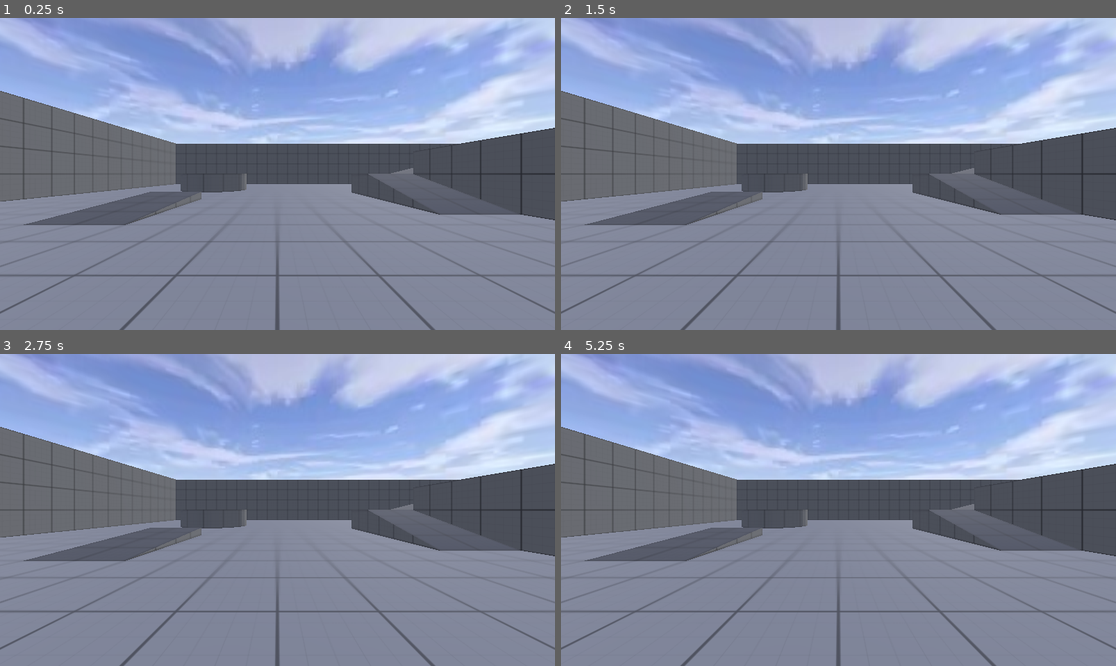
Above: before the commit, frames 1-4 (two rows, left to right).
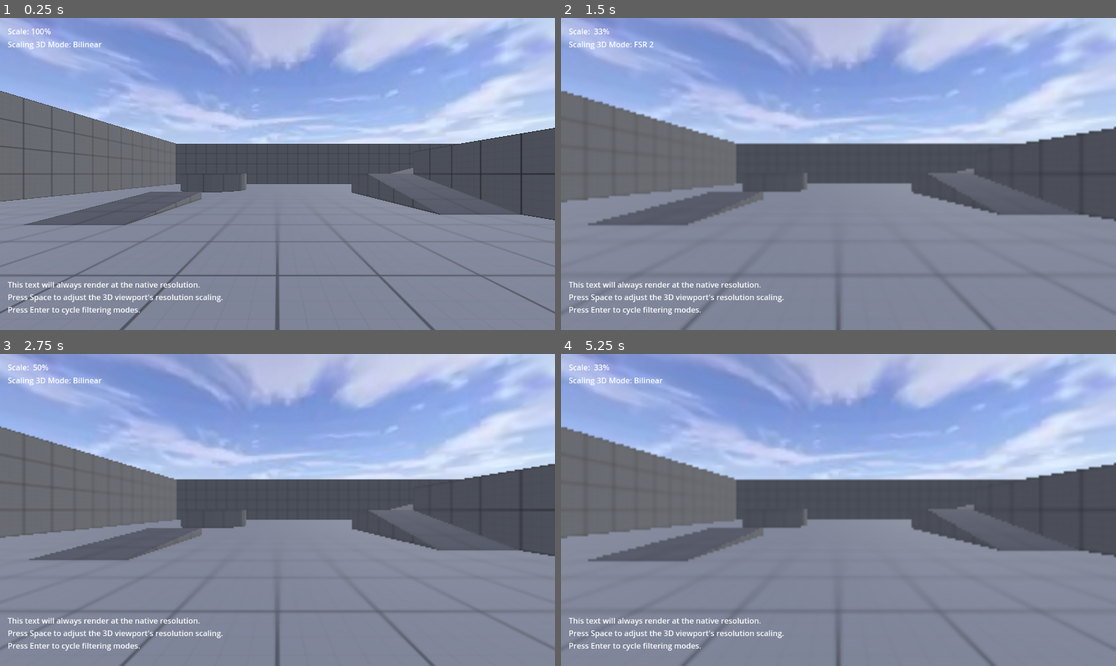
Above: after the commit, the same moments.

Repository: DamienFremont/godot4-3dgame-starter
Game: Godot game, scene res://unrealthirdperson.tscn
Two runs of this game, one before a commit and one after it. Both use one fixed random seed, a clock stepped at 60 frames per second and the inputs below.
Inputs:
- Up to frame 1 (0.25 s): no input
- Up to frame 2 (1.5 s): tap Space (cycle_viewport_resolution, bound only after the comm… at 0.5 s; hold Space (cycle_viewport_resolution, bound only after the comm… 0.53-1.28 s; tap Enter (toggle_filtering, bound only after the commit) at 0.8, 1.35 s
- Up to frame 3 (2.75 s): tap Space (cycle_viewport_resolution, bound only after the comm… at 1.55, 2 s; hold Space (cycle_viewport_resolution, bound only after the comm… from 2.03 s (still down); tap Enter (toggle_filtering, bound only after the commit) at 2.3 s
- Up to frame 4 (5.25 s): release Space (cycle_viewport_resolution, bound only after the comm… at 2.78 s; tap Enter (toggle_filtering, bound only after the commit) at 2.85, 3.8, 4.35 s; tap Space (cycle_viewport_resolution, bound only after the comm… at 3.05, 3.5, 4.55 s; hold Space (cycle_viewport_resolution, bound only after the comm… 3.53-4.28 s; hold Space (cycle_viewport_resolution, bound only after the comm… from 5.03 s (still down)

The runs differ from the first frame. In frame 1, 1.0% of the frame differs, in the area x 1-41%, y 3-96%; in frame 2, 2.4%; in frame 3, 1.8%; in frame 4, 2.4%, in the area x 0-100%, y 3-100%.

Commit message:
feat: 🎸 postpro FSR2

Diff:
--- a/standalone/desktop_win64/project.godot
+++ b/standalone/desktop_win64/project.godot
@@ -18,3 +18,20 @@
 [display]
 
 window/vsync/vsync_mode=0
+
+[input]
+
+cycle_viewport_resolution={
+"deadzone": 0.2,
+"events": [Object(InputEventKey,"resource_local_to_scene":false,"resource_name":"","device":0,"window_id":0,"alt_pressed":false,"shift_pressed":false,"ctrl_pressed":false,"meta_pressed":false,"pressed":false,"keycode":32,"physical_keycode":0,"key_label":0,"unicode":0,"echo":false,"script":null)
+]
+}
+toggle_filtering={
+"deadzone": 0.2,
+"events": [Object(InputEventKey,"resource_local_to_scene":false,"resource_name":"","device":0,"window_id":0,"alt_pressed":false,"shift_pressed":false,"ctrl_pressed":false,"meta_pressed":false,"pressed":false,"keycode":4194309,"physical_keycode":0,"key_label":0,"unicode":0,"echo":false,"script":null)
+]
+}
+
+[rendering]
+
+textures/default_filters/anisotropic_filtering_level=4
--- /dev/null
+++ b/standalone/desktop_win64/unrealthirdperson.gd
@@ -0,0 +1,34 @@
+extends Control
+
+
+# The 3D viewport's shrink factor. For instance, 1 is full resolution,
+# 2 is half resolution and 4 is quarter resolution. Lower values look
+# sharper but are slower to render.
+var scale_factor = 1
+var filter_mode = Viewport.SCALING_3D_MODE_BILINEAR
+
+@onready var viewport = get_tree().root
+@onready var scale_label = $VBoxContainer/Scale
+@onready var filter_label = $VBoxContainer/Filter
+
+
+func _ready():
+	viewport.scaling_3d_mode = Viewport.SCALING_3D_MODE_BILINEAR
+
+
+func _unhandled_input(event):
+	if event.is_action_pressed("cycle_viewport_resolution"):
+		scale_factor = wrapi(scale_factor + 1, 1, 5)
+		viewport.scaling_3d_scale = 1.0 / scale_factor
+		scale_label.text = "Scale: %3.0f%%" % (100.0 / scale_factor)
+
+	if event.is_action_pressed("toggle_filtering"):
+		filter_mode = wrapi(filter_mode + 1, Viewport.SCALING_3D_MODE_BILINEAR, Viewport.SCALING_3D_MODE_MAX) as Viewport.Scaling3DMode
+		viewport.scaling_3d_mode = filter_mode
+		filter_label.text = (
+				ClassDB.class_get_enum_constants("Viewport", "Scaling3DMode")[filter_mode]
+						.capitalize()
+						.replace("3d", "3D")
+						.replace("Mode", "Mode:")
+						.replace("Fsr", "FSR")
+		)
--- a/standalone/desktop_win64/unrealthirdperson.tscn
+++ b/standalone/desktop_win64/unrealthirdperson.tscn
@@ -1,7 +1,8 @@
-[gd_scene load_steps=10 format=3 uid="uid://djluuvy3rr75r"]
+[gd_scene load_steps=11 format=3 uid="uid://djluuvy3rr75r"]
 
 [ext_resource type="ArrayMesh" uid="uid://bh4ysa1ytgsbd" path="res://assets/models/SM_Cube.obj" id="1_b6tcw"]
 [ext_resource type="Texture2D" uid="uid://nq2jvo155vxh" path="res://assets/images/skybox-panorama.jpg" id="1_eakgw"]
+[ext_resource type="Script" path="res://unrealthirdperson.gd" id="1_nrdd0"]
 [ext_resource type="ArrayMesh" uid="uid://wbrhe4sat610" path="res://assets/models/SM_QuarterCylinder.obj" id="2_e6wsv"]
 [ext_resource type="ArrayMesh" uid="uid://hn7grxn7y7rr" path="res://assets/models/SM_Ramp.obj" id="3_pguqf"]
 [ext_resource type="Material" uid="uid://cchdjprgwwgv" path="res://materials/MI_Grid_Gray.tres" id="5_c3sub"]
@@ -17,132 +18,166 @@
 background_mode = 2
 sky = SubResource("Sky_1yna8")
 
-[node name="Node3D" type="Node3D"]
+[node name="Control" type="Control"]
+layout_mode = 3
+anchors_preset = 15
+anchor_right = 1.0
+anchor_bottom = 1.0
+grow_horizontal = 2
+grow_vertical = 2
+script = ExtResource("1_nrdd0")
 
-[node name="WorldEnvironment" type="WorldEnvironment" parent="."]
+[node name="Help" type="Label" parent="."]
+layout_mode = 0
+offset_left = 16.0
+offset_top = 542.0
+offset_right = 554.0
+offset_bottom = 632.0
+text = "This text will always render at the native resolution.
+Press Space to adjust the 3D viewport's resolution scaling.
+Press Enter to cycle filtering modes."
+
+[node name="VBoxContainer" type="VBoxContainer" parent="."]
+layout_mode = 0
+offset_left = 16.0
+offset_top = 16.0
+offset_right = 212.0
+offset_bottom = 76.0
+
+[node name="Scale" type="Label" parent="VBoxContainer"]
+layout_mode = 2
+text = "Scale: 100%"
+
+[node name="Filter" type="Label" parent="VBoxContainer"]
+layout_mode = 2
+text = "Scaling 3D Mode: Bilinear"
+
+[node name="Node3D" type="Node3D" parent="."]
+
+[node name="WorldEnvironment" type="WorldEnvironment" parent="Node3D"]
 environment = SubResource("Environment_u6hcj")
 
-[node name="Block01" type="Node" parent="."]
+[node name="Block01" type="Node" parent="Node3D"]
 
-[node name="SM_Cube4" type="MeshInstance3D" parent="Block01"]
+[node name="SM_Cube4" type="MeshInstance3D" parent="Node3D/Block01"]
 transform = Transform3D(6, 0, 0, 0, 2, 0, 0, 0, 5, 12, 0, 17)
 material_override = ExtResource("5_jpgsx")
 mesh = ExtResource("1_b6tcw")
-skeleton = NodePath("../..")
+skeleton = NodePath("../../..")
 surface_material_override/0 = ExtResource("5_jpgsx")
 
-[node name="SM_Cube7" type="MeshInstance3D" parent="Block01"]
+[node name="SM_Cube7" type="MeshInstance3D" parent="Node3D/Block01"]
 transform = Transform3D(2, 0, 0, 0, 2, 0, 0, 0, 1, 13, 0, 22)
 material_override = ExtResource("5_jpgsx")
 mesh = ExtResource("1_b6tcw")
 
-[node name="SM_Cube9" type="MeshInstance3D" parent="Block01"]
+[node name="SM_Cube9" type="MeshInstance3D" parent="Node3D/Block01"]
 transform = Transform3D(2, 0, 0, 0, 1, 0, 0, 0, 7, 18, 0, 15)
 material_override = ExtResource("5_jpgsx")
 mesh = ExtResource("1_b6tcw")
 skeleton = NodePath("../SM_Cube7")
 
-[node name="SM_Cube10" type="MeshInstance3D" parent="Block01"]
+[node name="SM_Cube10" type="MeshInstance3D" parent="Node3D/Block01"]
 transform = Transform3D(2, 0, 0, 0, 1, 0, 0, 0, 1, 18, 1, 21)
 material_override = ExtResource("5_jpgsx")
 mesh = ExtResource("1_b6tcw")
 skeleton = NodePath("../SM_Cube9")
 
-[node name="SM_QuarterCylinder3" type="MeshInstance3D" parent="Block01"]
+[node name="SM_QuarterCylinder3" type="MeshInstance3D" parent="Node3D/Block01"]
 transform = Transform3D(2, 0, 0, 0, 2, 0, 0, 0, 2, 15, 0, 22)
 material_override = ExtResource("5_jpgsx")
 mesh = ExtResource("2_e6wsv")
-skeleton = NodePath("../..")
+skeleton = NodePath("../../..")
 
-[node name="SM_QuarterCylinder6" type="MeshInstance3D" parent="Block01"]
+[node name="SM_QuarterCylinder6" type="MeshInstance3D" parent="Node3D/Block01"]
 transform = Transform3D(-8.74228e-08, 0, -2, 0, 2, 0, 2, 0, -8.74228e-08, 13, 0, 22)
 material_override = ExtResource("5_jpgsx")
 mesh = ExtResource("2_e6wsv")
 
-[node name="SM_Ramp2" type="MeshInstance3D" parent="Block01"]
+[node name="SM_Ramp2" type="MeshInstance3D" parent="Node3D/Block01"]
 transform = Transform3D(-8.74228e-08, 0, -4, 0, 1, 0, 2, 0, -1.74846e-07, 18, 0, 15)
 material_override = ExtResource("5_jpgsx")
 mesh = ExtResource("3_pguqf")
-skeleton = NodePath("../..")
+skeleton = NodePath("../../..")
 surface_material_override/0 = ExtResource("5_jpgsx")
 
-[node name="SM_Ramp3" type="MeshInstance3D" parent="Block01"]
+[node name="SM_Ramp3" type="MeshInstance3D" parent="Node3D/Block01"]
 transform = Transform3D(-2, 0, 6.03983e-07, 0, 1, 0, -3.01992e-07, 0, -4, 20, 1, 21)
 material_override = ExtResource("5_jpgsx")
 mesh = ExtResource("3_pguqf")
 surface_material_override/0 = ExtResource("5_jpgsx")
 
-[node name="Cylinder" type="Node" parent="."]
+[node name="Cylinder" type="Node" parent="Node3D"]
 
-[node name="SM_QuarterCylinder11" type="MeshInstance3D" parent="Cylinder"]
+[node name="SM_QuarterCylinder11" type="MeshInstance3D" parent="Node3D/Cylinder"]
 transform = Transform3D(4, 0, 0, 0, 1, 0, 0, 0, 4, 22, 0, 7)
 material_override = ExtResource("5_jpgsx")
 mesh = ExtResource("2_e6wsv")
 
-[node name="SM_QuarterCylinder12" type="MeshInstance3D" parent="Cylinder"]
+[node name="SM_QuarterCylinder12" type="MeshInstance3D" parent="Node3D/Cylinder"]
 transform = Transform3D(-1.74846e-07, 0, -4, 0, 1, 0, 4, 0, -1.74846e-07, 22, 0, 7)
 material_override = ExtResource("5_jpgsx")
 mesh = ExtResource("2_e6wsv")
 skeleton = NodePath("../SM_QuarterCylinder11")
 surface_material_override/0 = ExtResource("5_jpgsx")
 
-[node name="SM_QuarterCylinder13" type="MeshInstance3D" parent="Cylinder"]
+[node name="SM_QuarterCylinder13" type="MeshInstance3D" parent="Node3D/Cylinder"]
 transform = Transform3D(-4, 0, -3.49691e-07, 0, 1, 0, 3.49691e-07, 0, -4, 22, 0, 7)
 material_override = ExtResource("5_jpgsx")
 mesh = ExtResource("2_e6wsv")
 skeleton = NodePath("../SM_QuarterCylinder12")
 surface_material_override/0 = ExtResource("5_jpgsx")
 
-[node name="SM_QuarterCylinder14" type="MeshInstance3D" parent="Cylinder"]
+[node name="SM_QuarterCylinder14" type="MeshInstance3D" parent="Node3D/Cylinder"]
 transform = Transform3D(4.76995e-08, 0, 4, 0, 1, 0, -4, 0, 4.76995e-08, 22, 0, 7)
 material_override = ExtResource("5_jpgsx")
 mesh = ExtResource("2_e6wsv")
 skeleton = NodePath("../SM_QuarterCylinder13")
 
-[node name="Lighting" type="Node" parent="."]
+[node name="Lighting" type="Node" parent="Node3D"]
 
-[node name="DirectionalLight3D" type="DirectionalLight3D" parent="Lighting"]
+[node name="DirectionalLight3D" type="DirectionalLight3D" parent="Node3D/Lighting"]
 transform = Transform3D(0.388236, -0.482937, 0.784885, 0.23457, 0.875426, 0.422619, -0.891207, 0.0200348, 0.453154, 0, 9, 39)
 
-[node name="Playground" type="Node" parent="."]
+[node name="Playground" type="Node" parent="Node3D"]
 
-[node name="SM_Cube" type="MeshInstance3D" parent="Playground"]
+[node name="SM_Cube" type="MeshInstance3D" parent="Node3D/Playground"]
 transform = Transform3D(30, 0, 0, 0, 0.5, 0, 0, 0, 35, 0, -0.5, 0)
 material_override = ExtResource("5_c3sub")
 mesh = ExtResource("1_b6tcw")
-skeleton = NodePath("../..")
+skeleton = NodePath("../../..")
 surface_material_override/0 = ExtResource("5_c3sub")
 
-[node name="SM_Cube2" type="MeshInstance3D" parent="Playground"]
+[node name="SM_Cube2" type="MeshInstance3D" parent="Node3D/Playground"]
 transform = Transform3D(30, 0, 0, 0, 4, 0, 0, 0, 1, 0, 0, 0)
 mesh = ExtResource("1_b6tcw")
-skeleton = NodePath("../..")
+skeleton = NodePath("../../..")
 surface_material_override/0 = ExtResource("5_jpgsx")
 
-[node name="SM_Cube3" type="MeshInstance3D" parent="Playground"]
+[node name="SM_Cube3" type="MeshInstance3D" parent="Node3D/Playground"]
 transform = Transform3D(30, 0, 0, 0, 4, 0, 0, 0, 1, 0, 0, 34)
 material_override = ExtResource("5_jpgsx")
 mesh = ExtResource("1_b6tcw")
-skeleton = NodePath("../..")
+skeleton = NodePath("../../..")
 
-[node name="SM_Cube5" type="MeshInstance3D" parent="Playground"]
+[node name="SM_Cube5" type="MeshInstance3D" parent="Node3D/Playground"]
 transform = Transform3D(-1.44248e-06, 0, -1, 0, 4, 0, 33, 0, -4.37114e-08, 1, 0, 1)
 material_override = ExtResource("5_jpgsx")
 mesh = ExtResource("1_b6tcw")
-skeleton = NodePath("../..")
+skeleton = NodePath("../../..")
 
-[node name="SM_Cube6" type="MeshInstance3D" parent="Playground"]
+[node name="SM_Cube6" type="MeshInstance3D" parent="Node3D/Playground"]
 transform = Transform3D(-1.44248e-06, 0, -1, 0, 4, 0, 33, 0, -4.37114e-08, 30, 0, 1)
 material_override = ExtResource("5_jpgsx")
 mesh = ExtResource("1_b6tcw")
-skeleton = NodePath("../..")
+skeleton = NodePath("../../..")
 
-[node name="PlayerStart" type="Node" parent="."]
+[node name="PlayerStart" type="Node" parent="Node3D"]
 
-[node name="Camera3D" type="Camera3D" parent="PlayerStart"]
+[node name="Camera3D" type="Camera3D" parent="Node3D/PlayerStart"]
 transform = Transform3D(-4.37114e-08, 0, -1, 0, 1, 0, 1, 0, -4.37114e-08, 9, 1, 11)
 
-[node name="SM_Ramp" type="MeshInstance3D" parent="."]
+[node name="SM_Ramp" type="MeshInstance3D" parent="Node3D"]
 transform = Transform3D(-8.74228e-08, 0, -4, 0, 0.3, 0, 2, 0, -1.74846e-07, 17, 0, 6)
 material_override = ExtResource("5_jpgsx")
 mesh = ExtResource("3_pguqf")
